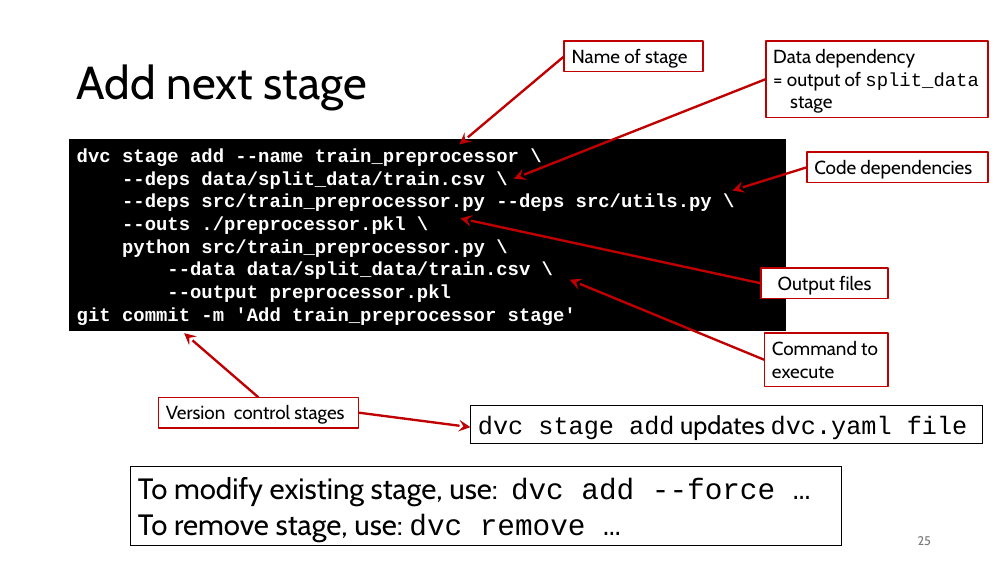
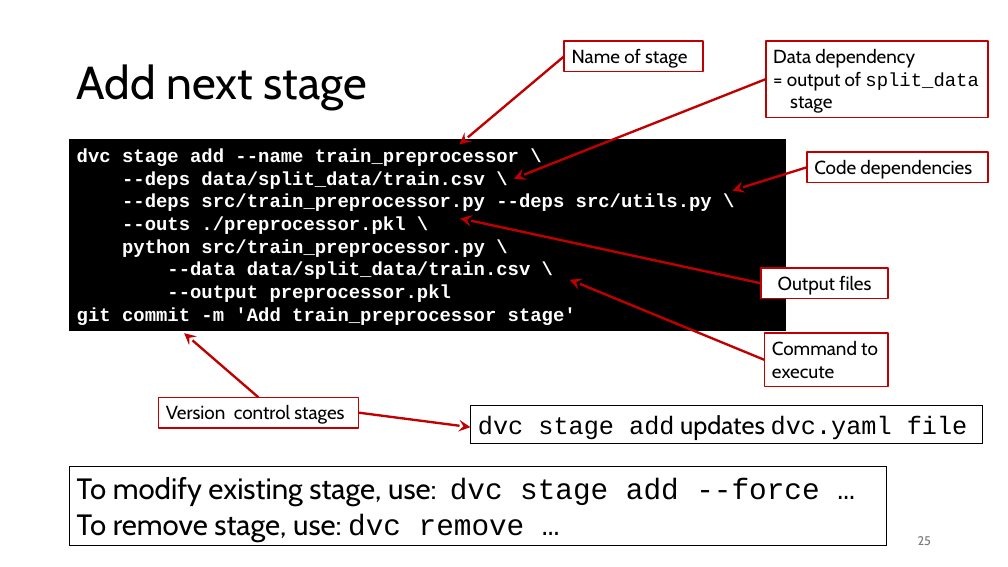
Before and after one commit to gjbex/MLOps-on-HPC, a slide deck: slide 25 of mlops_on_hpc.pptx. Drawn at 1008x567 pixels with LibreOffice and Linux fonts; fonts in the diff are those of the drawing. Boxes give left, top, right and bottom in pixels: in the first picture for what was removed or moved away, otherwise in the second. Text is boxed around its words. In the diff, an @@ line names an element or a change of style, - is before the commit and + after.

Commit message:
Fix modify stage command

```diff
--- a/mlops_on_hpc.pptx
+++ b/mlops_on_hpc.pptx
@@ rectangle "To modify existing stage, use: ...": place and size @@
-rectangle "To modify existing stage, use: ..." at [131, 467, 842, 545]
+rectangle "To modify existing stage, use: ..." at [70, 467, 888, 545]
@@ text in rectangle at [77, 477, 819, 507]: text changed @@
-To modify existing stage, use: dvc add --force …
+To modify existing stage, use: dvc stage add --force …
```
